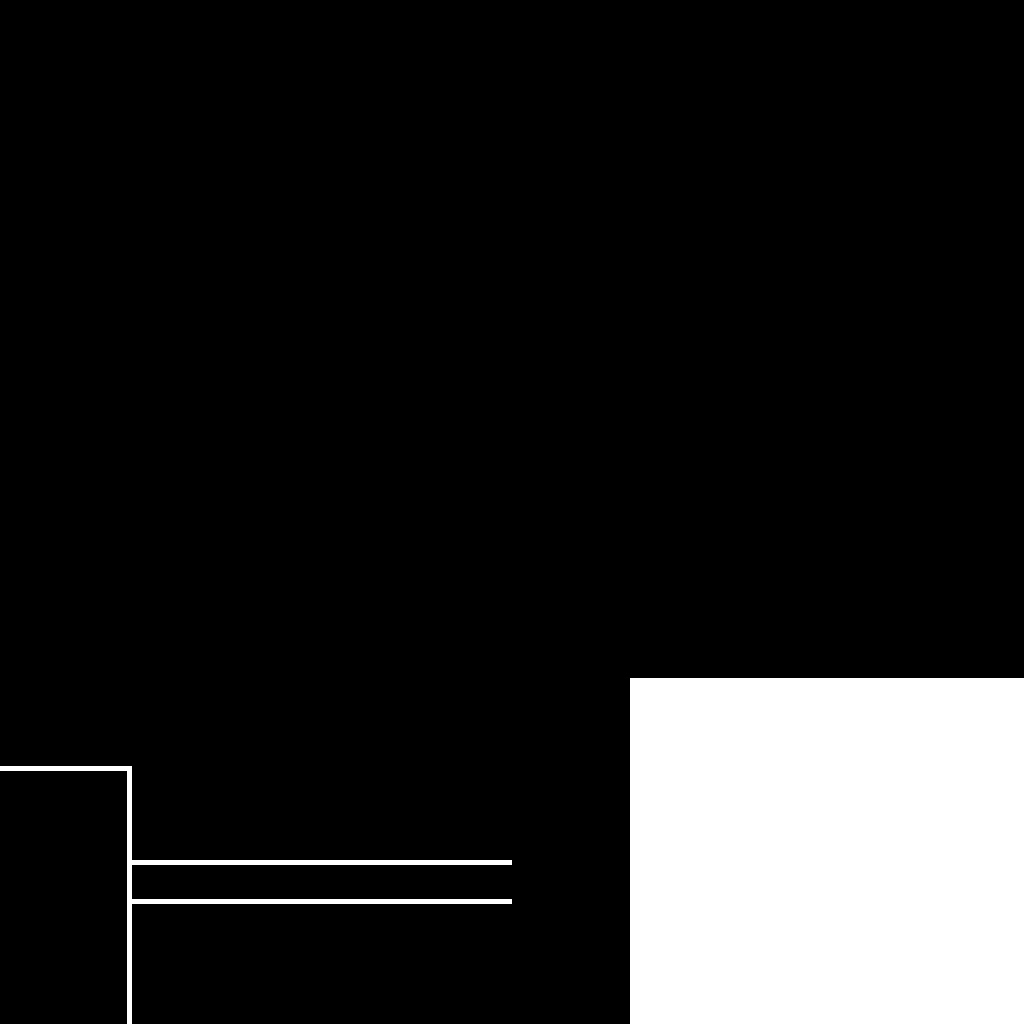
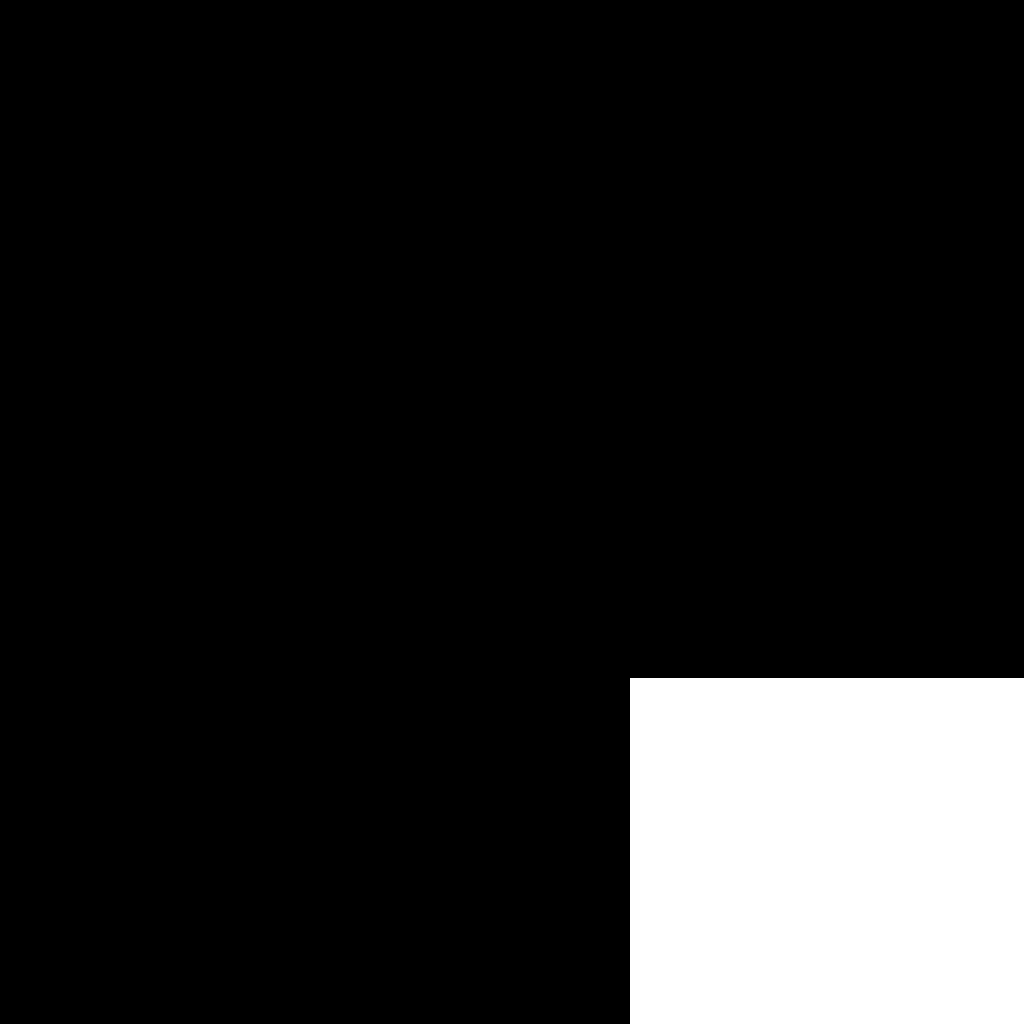
Comparing the layer stacks of the two w=1024, h=1024 images. Changes:
hid group "white_lines" (4 layers) over 0, 766, 512, 1024
